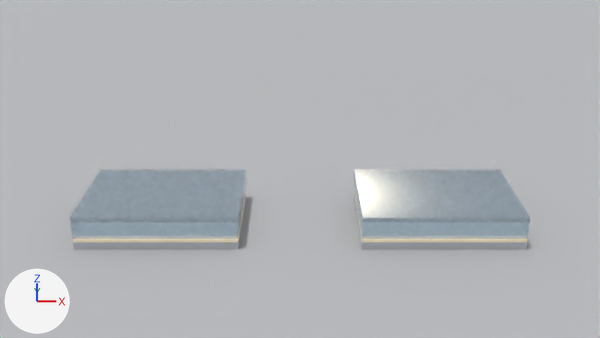
Before and after pictures for a commit that changed the Blender file figures/emitting_area_render.blend.
Rendered twice from the file's camera 'Cam both'. The axes (+X, +Y, +Z) are drawn at lower left. The lights are the same throughout. The picture after the commit comes second.

Objects in the first picture: 'Floor', 'Glass substrate (conventional)', 'Glass substrate (design rule)', 'Metal cathode (conventional)', 'Metal cathode (design rule)', 'Outcoupling structure (conventional)', 'Outcoupling structure (design rule)', 'TCO anode (conventional)', 'TCO anode (design rule)' and 2 more.
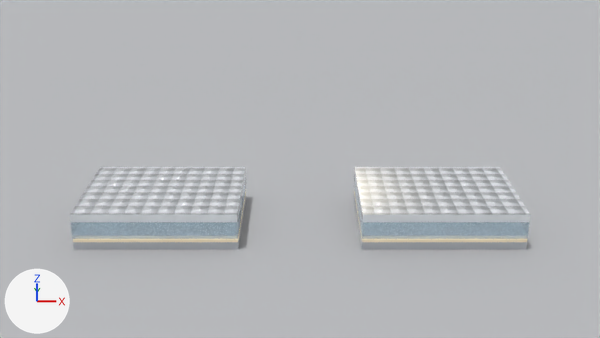
The change, as a list of edits to the scene's bpy script:
```text
Change mat_outcoupling_structure_conventional:
    remove # nodes: BsdfPrincipled, BsdfTransparent, LightPath, MixShader, OutputMaterial
    remove # colours: white #eaf5fd
    nodes: BsdfPrincipled, BsdfTransparent, Bump, LightPath, Math x4, MixRGB, MixShader, NewGeometry, OutputMaterial, SeparateXYZ, TexCoord, TexVoronoi
    colours: white #e9edf1, white #f7faff
Change mat_outcoupling_structure_design_rule:
    remove # nodes: BsdfPrincipled, BsdfTransparent, LightPath, MixShader, OutputMaterial
    remove # colours: white #eaf5fd
    nodes: BsdfPrincipled, BsdfTransparent, Bump, LightPath, Math x4, MixRGB, MixShader, NewGeometry, OutputMaterial, SeparateXYZ, TexCoord, TexVoronoi
    colours: white #e9edf1, white #f7faff
Change me_cube_004:
    used by ob_outcoupling_structure__conventional; location = (0.0, 0.0, 0.0)
    remove me_cube_004.from_pydata(...)  # 8 vertices, 6 faces; spans x -2.75..-0.75, y -0.75..0.75, z 0.37..0.43
    add me_cube_004.from_pydata(...)  # 8 vertices, 6 faces; spans x -2.75..-0.75, y -0.75..0.75, z 0.37..0.47
    me_cube_004 part 1: the whole mesh is scaled about its middle by (1, 1, 1.67), then moved by (0.0, 0.0, 0.02)
Change me_cube_009:
    used by ob_outcoupling_structure__design_rule; location = (0.0, 0.0, 0.0)
    remove me_cube_009.from_pydata(...)  # 8 vertices, 6 faces; spans x 0.75..2.75, y -0.75..0.75, z 0.37..0.43
    add me_cube_009.from_pydata(...)  # 8 vertices, 6 faces; spans x 0.75..2.75, y -0.75..0.75, z 0.37..0.47
    me_cube_009 part 2: the whole mesh is scaled about its middle by (1, 1, 1.67), then moved by (0.0, 0.0, 0.02)
```

Boxes [x1, y1, x2, y2] around the edits, measured in the pictures (600 x 338 px):
'Outcoupling structure (conventional)', surface changed, rescaled: before [70, 170, 246, 222]; after [69, 167, 246, 222]
'Outcoupling structure (design rule)', surface changed, rescaled: before [354, 170, 530, 222]; after [354, 167, 531, 222]
